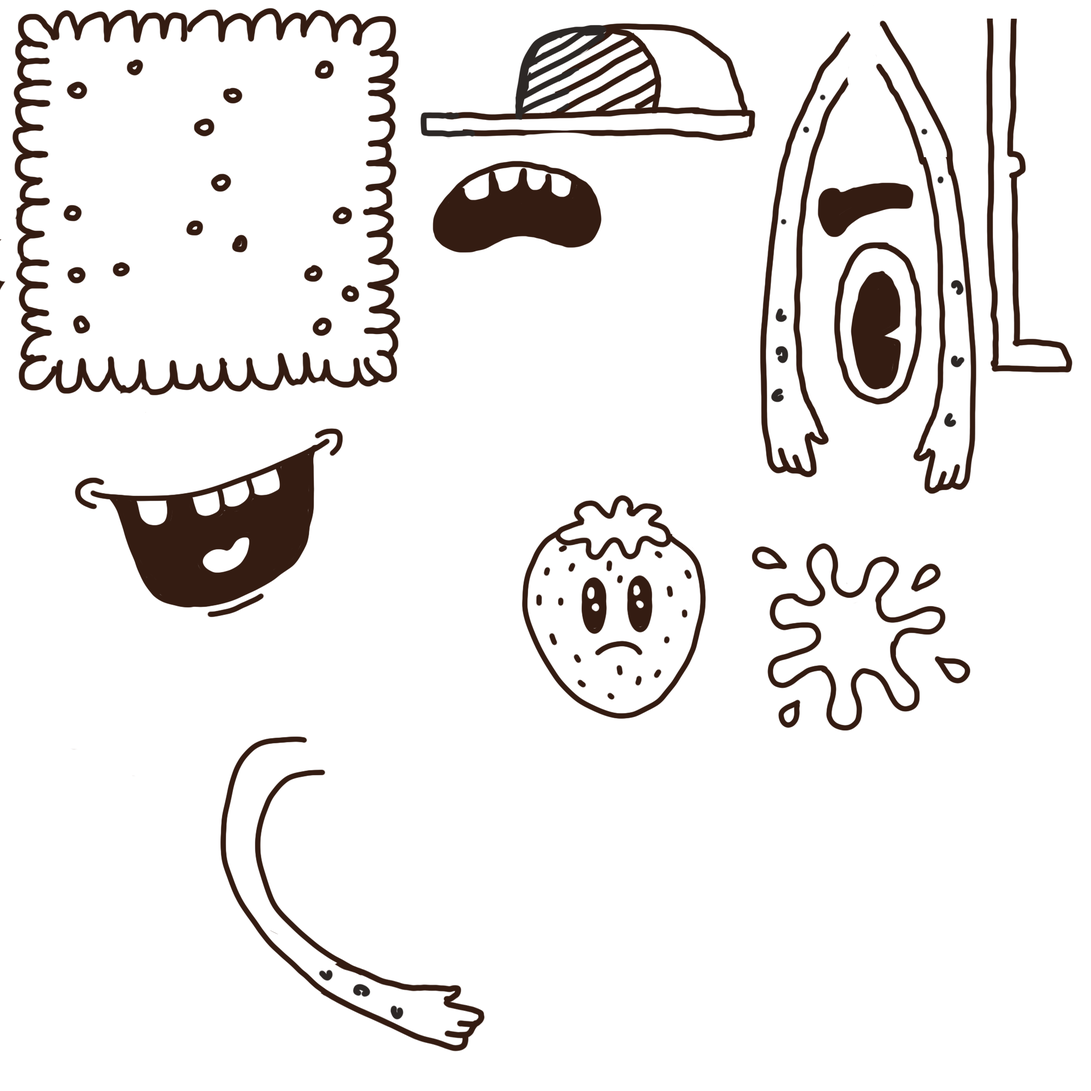
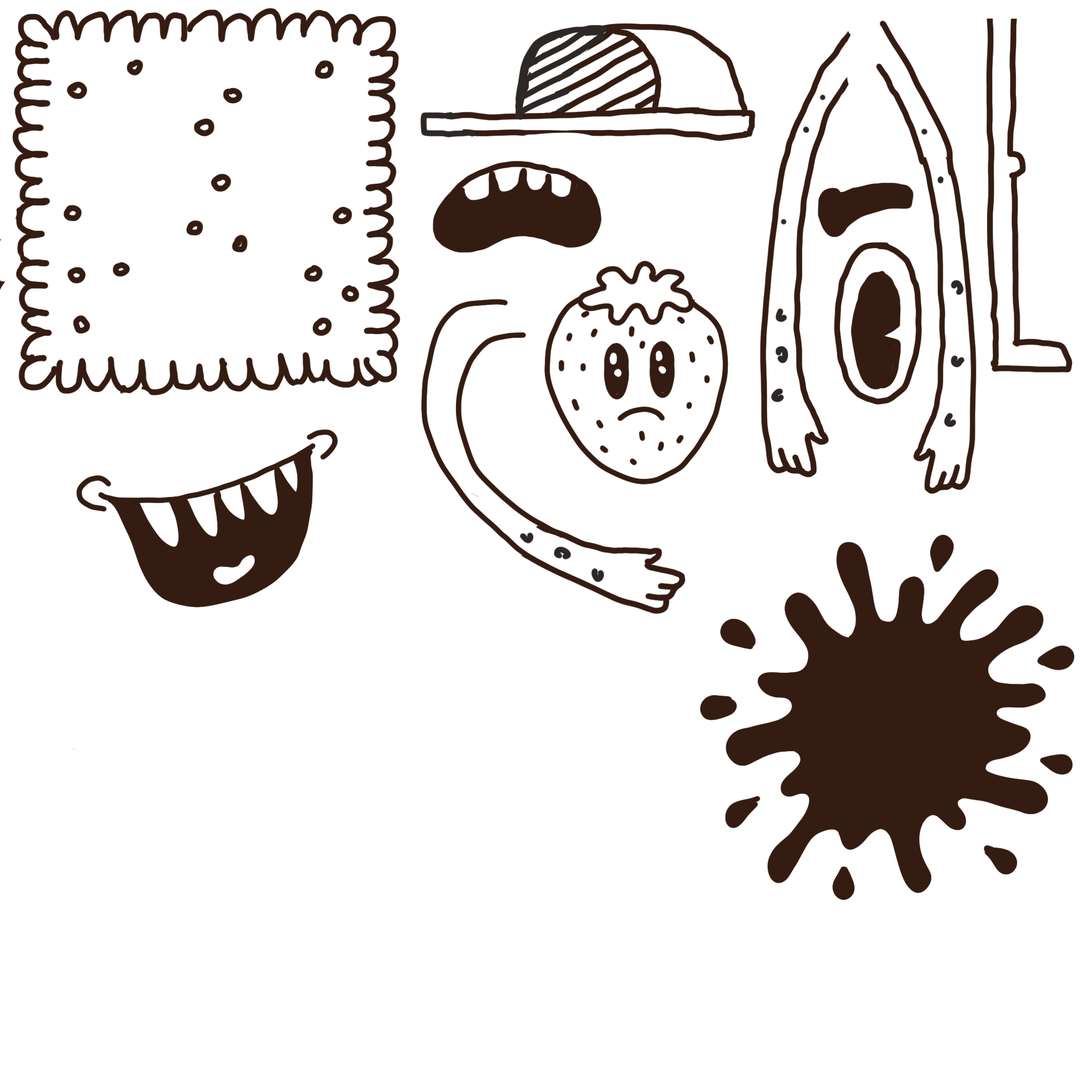
Revision of a layered (1091, 1091) image; what changed, layer by layer:
painted on "Layer 16" over left=421, top=298, right=972, bottom=732
painted on "Layer 17" over left=514, top=260, right=730, bottom=515
removed layer "Layer 12" over left=586, top=584, right=645, bottom=613
added layer "Layer 23" above "Layer 22" over left=703, top=538, right=1072, bottom=897
added layer "Layer 22" above "Layer 20" over left=699, top=534, right=1076, bottom=901
renamed "Layer 11" to "Layer 20", painted on it over left=74, top=427, right=344, bottom=609
removed layer "Layer 14" over left=627, top=575, right=653, bottom=634
removed layer "Layer 18" over left=554, top=495, right=674, bottom=561
removed layer "Layer 13" over left=131, top=528, right=930, bottom=1053
painted on "Layer 4" over left=74, top=260, right=1074, bottom=778
removed layer "cooky" over left=74, top=427, right=344, bottom=750
removed layer "Layer 2" over left=74, top=260, right=1076, bottom=1053
